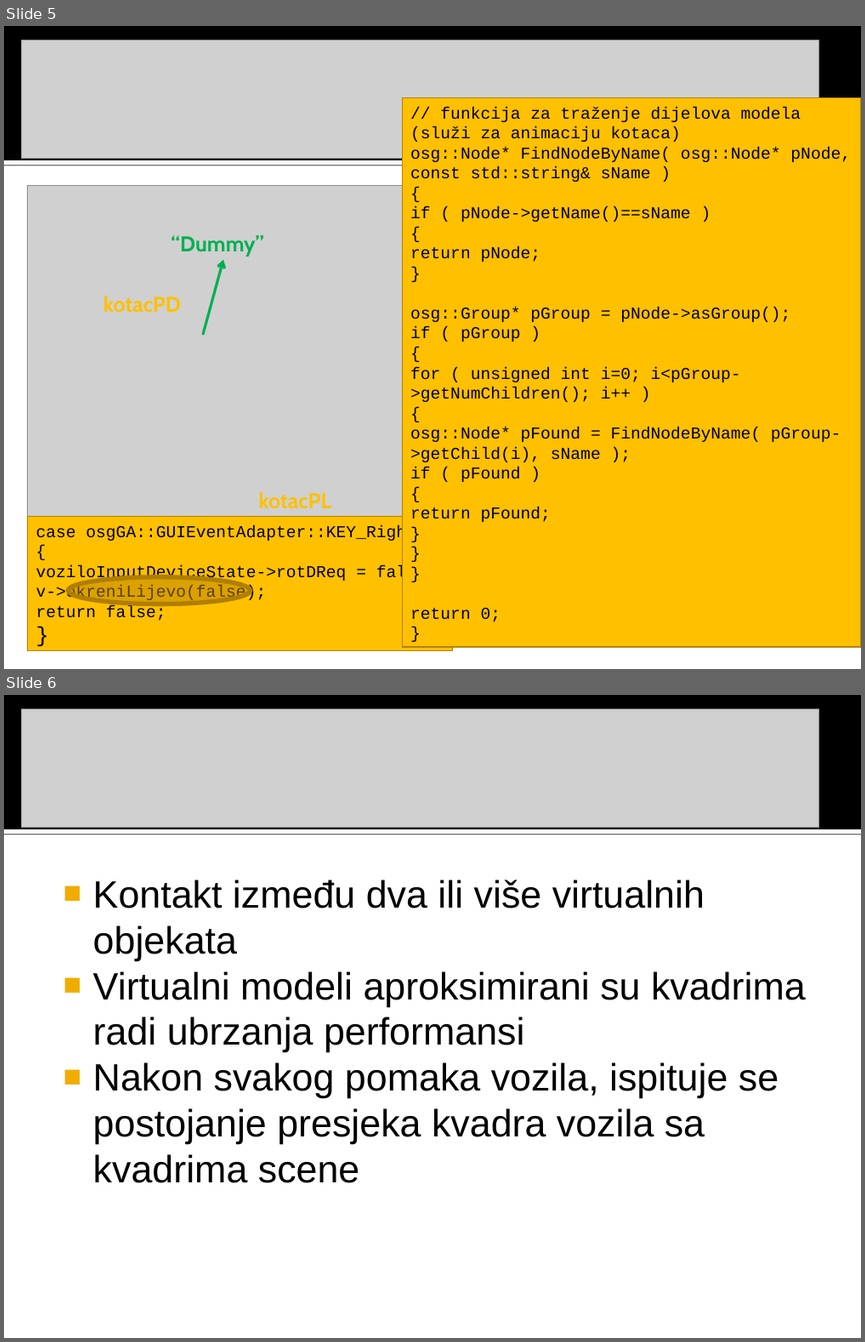
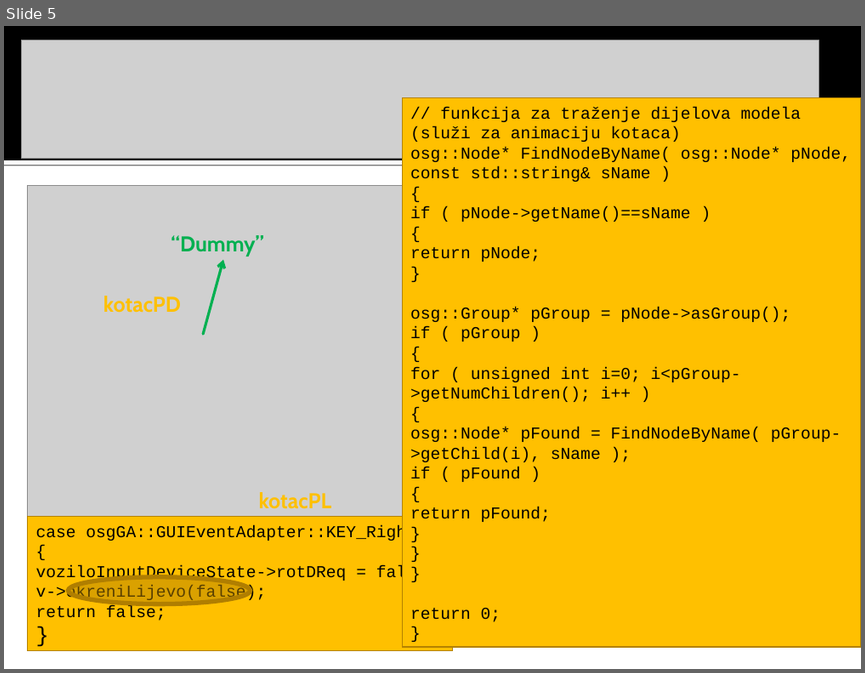
Before and after one commit to MarioVolarevic/projekt-irg-2011, a slide deck: Prezentacija/FERmula 1.ppt. Shown one above the other, each under a label of ours: slides 5 and 6 before the commit, slide 5 after it. The pictures are 865x1342 and 865x673 pixels, drawn with LibreOffice and Linux fonts; fonts in the diff are those of the drawing; grey boxes stand for pictures. Boxes give left, top, right and bottom in pixels: in the first picture for what was removed or moved away, otherwise in the second. Text is boxed around its words. In the diff, an @@ line names an element or a change of style, - is before the commit and + after.

```diff
--- a/Prezentacija/FERmula 1.ppt
+++ b/Prezentacija/FERmula 1.ppt
@@ slide 6 removed at (4, 695, 861, 1338), background #FFFFFF; not listed: 2 template elements that a slide beside it also shows @@
@@ picture removed at (22, 709, 819, 827) @@
@@ text removed at (93, 879, 806, 1183) @@
-■ Kontakt između dva ili više virtualnih objekata
-■ Virtualni modeli aproksimirani su kvadrima radi ubrzanja performansi
-■ Nakon svakog pomaka vozila, ispituje se postojanje presjeka kvadra vozila sa kvadrima scene
```
Also in this commit, not shown: 2 other slides removed, 2 other files.
